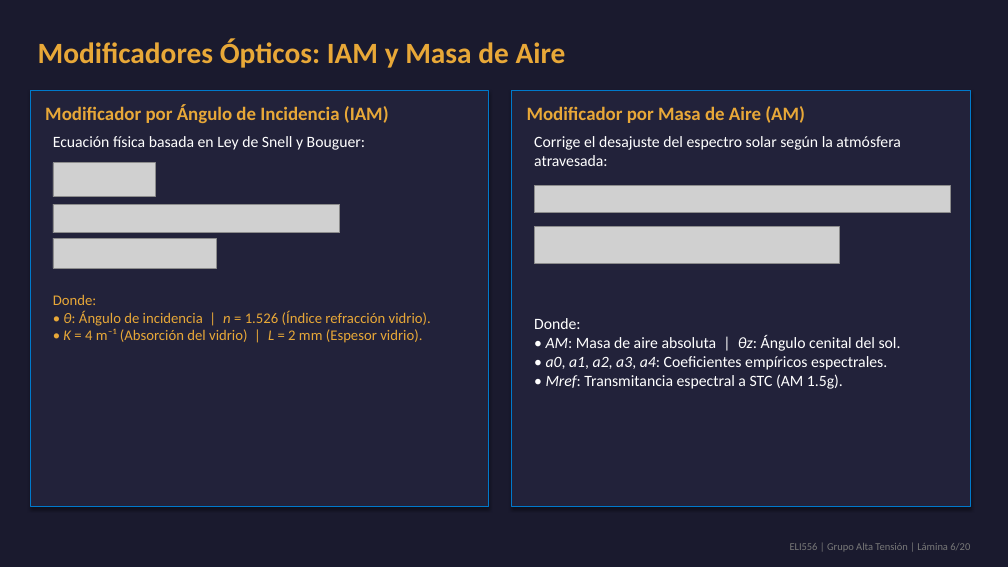
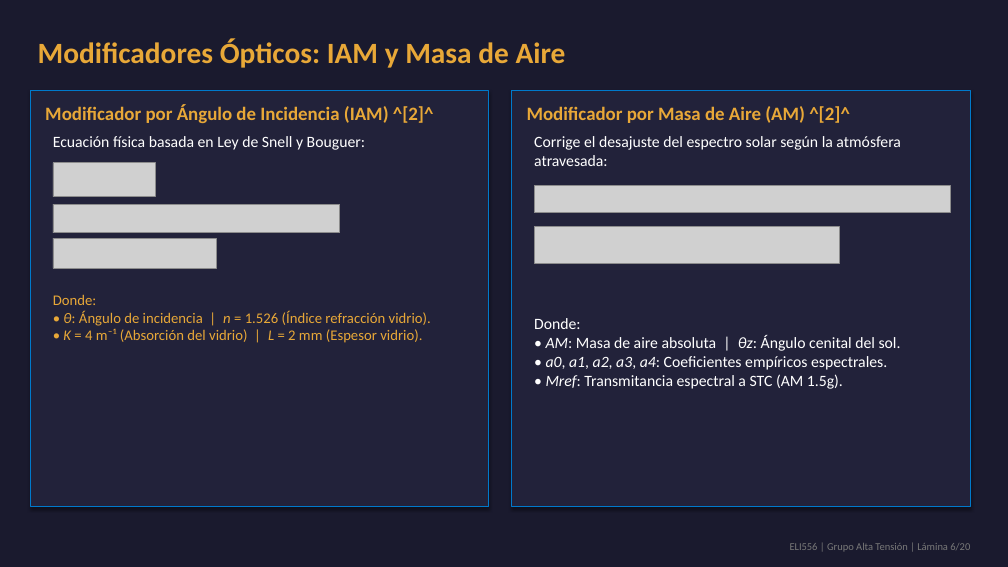
Before and after one commit to theChosen16/t2-paneles, a slide deck: slide 6 of output/Presentacion_Final_ELI556_Atacama.pptx. Drawn at 1008x567 pixels with LibreOffice and Linux fonts; fonts in the diff are those of the drawing; grey boxes stand for pictures. Boxes give left, top, right and bottom in pixels: in the first picture for what was removed or moved away, otherwise in the second. Text is boxed around its words. In the diff, an @@ line names an element or a change of style, - is before the commit and + after.

```diff
--- a/output/Presentacion_Final_ELI556_Atacama.pptx
+++ b/output/Presentacion_Final_ELI556_Atacama.pptx
@@ text at (45, 105, 434, 123): text changed @@
-Modificador por Ángulo de Incidencia (IAM)
+Modificador por Ángulo de Incidencia (IAM) ^[2]^
@@ text at (527, 106, 850, 123): text changed @@
-Modificador por Masa de Aire (AM)
+Modificador por Masa de Aire (AM) ^[2]^
```
Also in this commit, not shown: 9 other slides changed, 11 other files.
